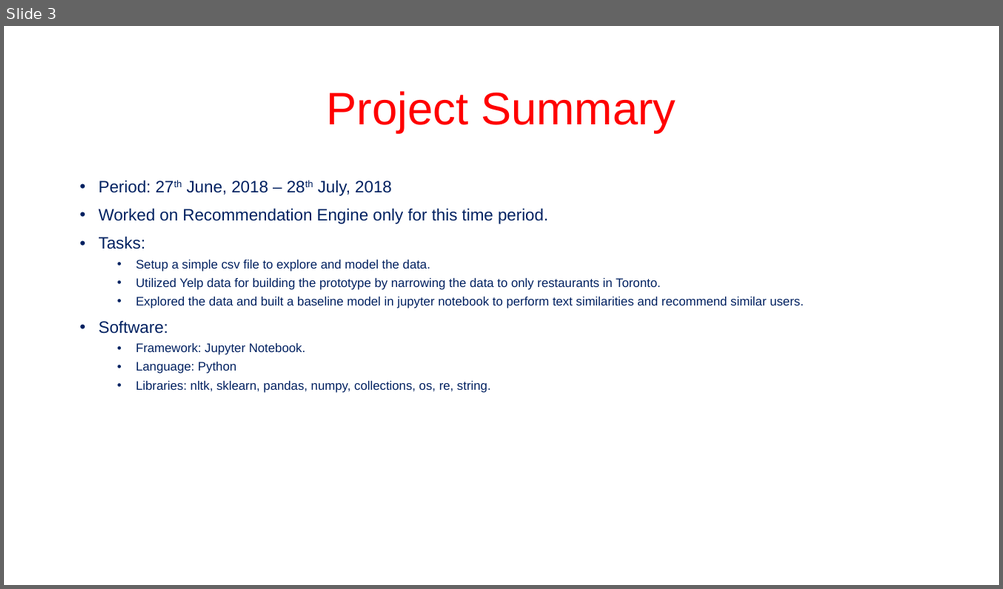
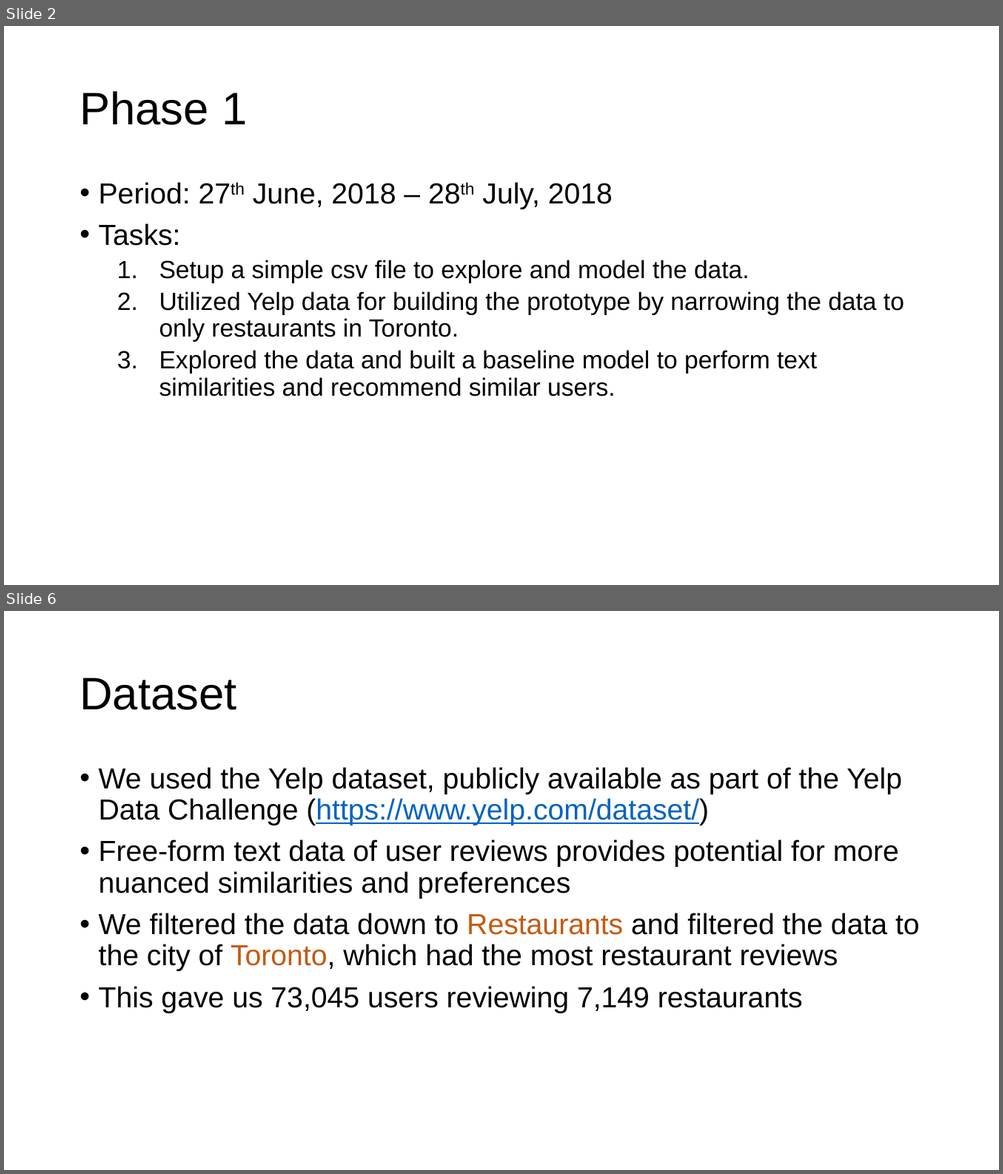
Before and after one commit to methoddatascience/Libra, a slide deck: reviewly/reviewly_libra.pptx. Shown one above the other, each under a label of ours: slide 3 before the commit, slides 2 and 6 after it; the slides between them are not shown. The pictures are 1003x589 and 1003x1174 pixels, drawn with LibreOffice and Linux fonts; fonts in the diff are those of the drawing; background and template pictures are left out. Boxes give left, top, right and bottom in pixels: in the first picture for what was removed or moved away, otherwise in the second. Text is boxed around its words. In the diff, an @@ line names an element or a change of style, - is before the commit and + after.

```diff
--- a/reviewly/reviewly_libra.pptx
+++ b/reviewly/reviewly_libra.pptx
@@ slide 6 added at box(4, 611, 999, 1170), background #FFFFFF @@
@@ title added at box(79, 678, 236, 710), 44 pt, text #000000 @@
+Dataset
@@ text added at box(99, 767, 919, 1014), 28 pt, text #000000 @@
+• We used the Yelp dataset, publicly available as part of the Yelp Data Challenge (https://www.yelp.com/dataset/)
+• Free-form text data of user reviews provides potential for more nuanced similarities and preferences
+• We filtered the data down to Restaurants and filtered the data to the city of Toronto, which had the most restaurant reviews
+• This gave us 73,045 users reviewing 7,149 restaurants
@@ what was slide 3 is now slide 2 @@
@@ slide 2 changed as well @@
@@ title at box(79, 91, 247, 125): text changed; text colour #FF0000 to #000000 @@
-Project Summary
+Phase 1
@@ text at box(99, 182, 904, 342): size 16 to 28 pt in "Period: 27th June, 2018 – 28th July, ...", "Tasks:"; text colour #002060 to #000000 in "Period: 27th June, 2018 – 28th July, ...", "Tasks:", "Setup a simple csv file to explore ...", "Utilized Yelp data for building the prototype ..."; size 12 to 24 pt in "Setup a simple csv file to explore ...", "Utilized Yelp data for building the prototype ..."; bullet • to 1. @@
@@ text at box(99, 208, 548, 224): paragraph removed @@
-• Worked on Recommendation Engine only for this time period.
@@ text at box(159, 350, 817, 397): text changed; size 12 to 24 pt; text colour #002060 to #000000 @@
-  • Explored the data and built a baseline model in jupyter notebook to perform text similarities and recommend similar users.
-• Software:
-  • Framework: Jupyter Notebook.
-  • Language: Python
-  • Libraries: nltk, sklearn, pandas, numpy, collections, os, re, string.
+  3. Explored the data and built a baseline model to perform text similarities and recommend similar users.
```
Also in this commit, not shown: 7 other slides changed, 8 other slides added, 1 slide removed.
